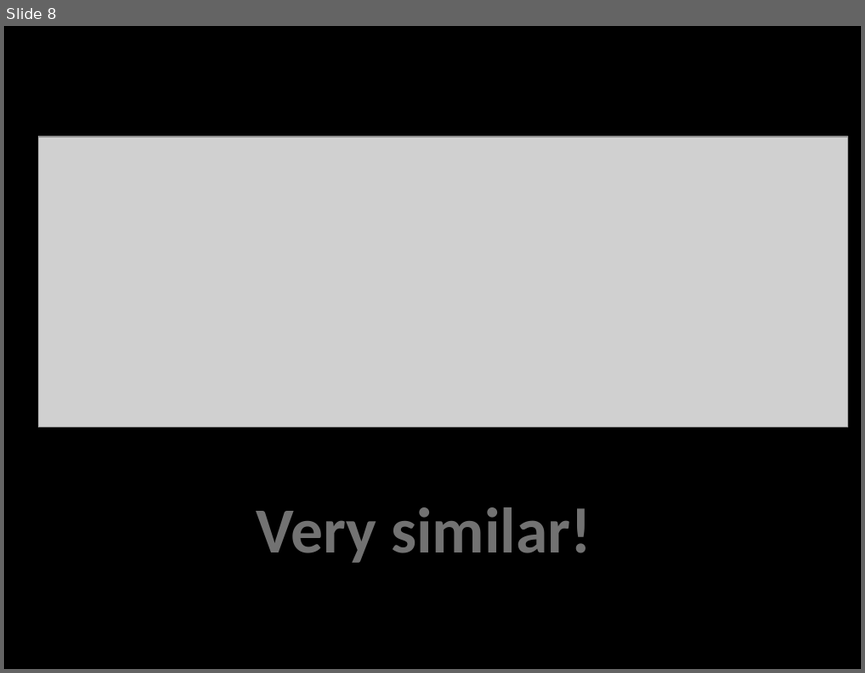
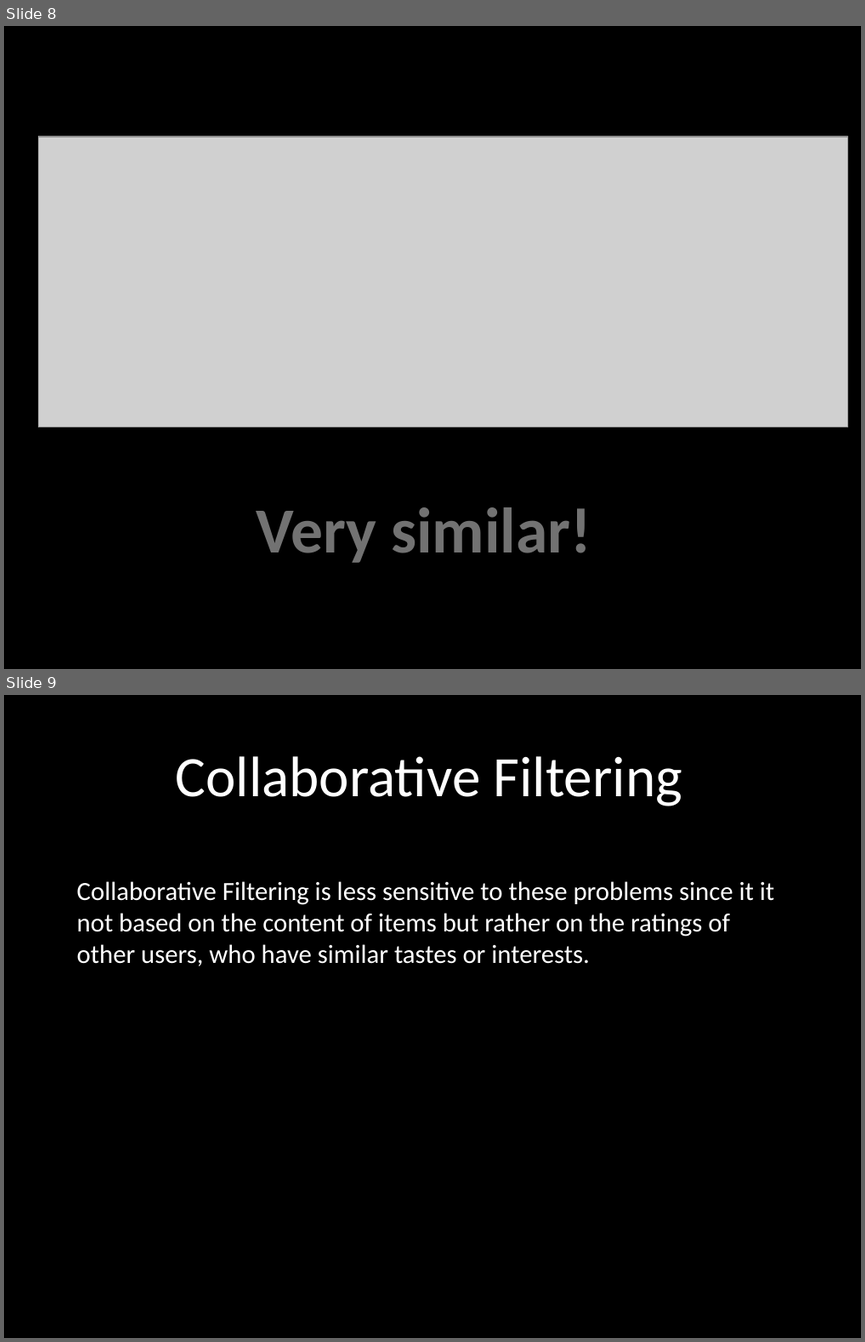
Before and after one commit to UCSBGauchos/MAE-data, a slide deck: Final Presentation.pptx. Shown one above the other, each under a label of ours: slide 8 before the commit, slides 8 and 9 after it. The pictures are 865x673 and 865x1342 pixels, drawn with LibreOffice and Linux fonts; fonts in the diff are those of the drawing; grey boxes stand for pictures; background and template pictures are left out. Boxes give left, top, right and bottom in pixels: in the first picture for what was removed or moved away, otherwise in the second. Text is boxed around its words. In the diff, an @@ line names an element or a change of style, - is before the commit and + after.

```diff
--- a/Final Presentation.pptx
+++ b/Final Presentation.pptx
@@ slide 9 added at box(4, 695, 861, 1338), background picture (left out) @@
@@ title added at box(176, 756, 682, 806), 48 pt, text #FFFFFF @@
+Collaborative Filtering
@@ text added at box(77, 881, 774, 966), 22 pt, text #FFFFFF @@
+Collaborative Filtering is less sensitive to these problems since it it not based on the content of items but rather on the ratings of other users, who have similar tastes or interests.
```
Also in this commit, not shown: 1 slide changed.
